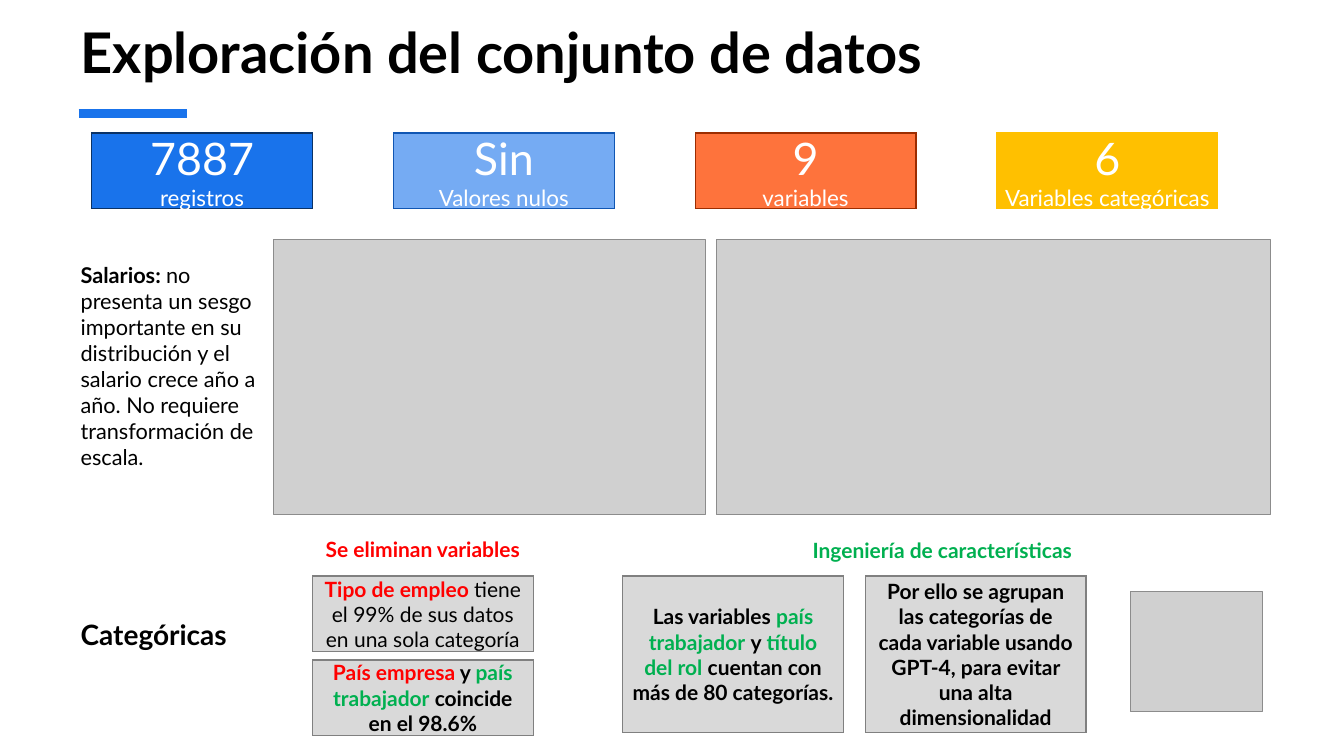
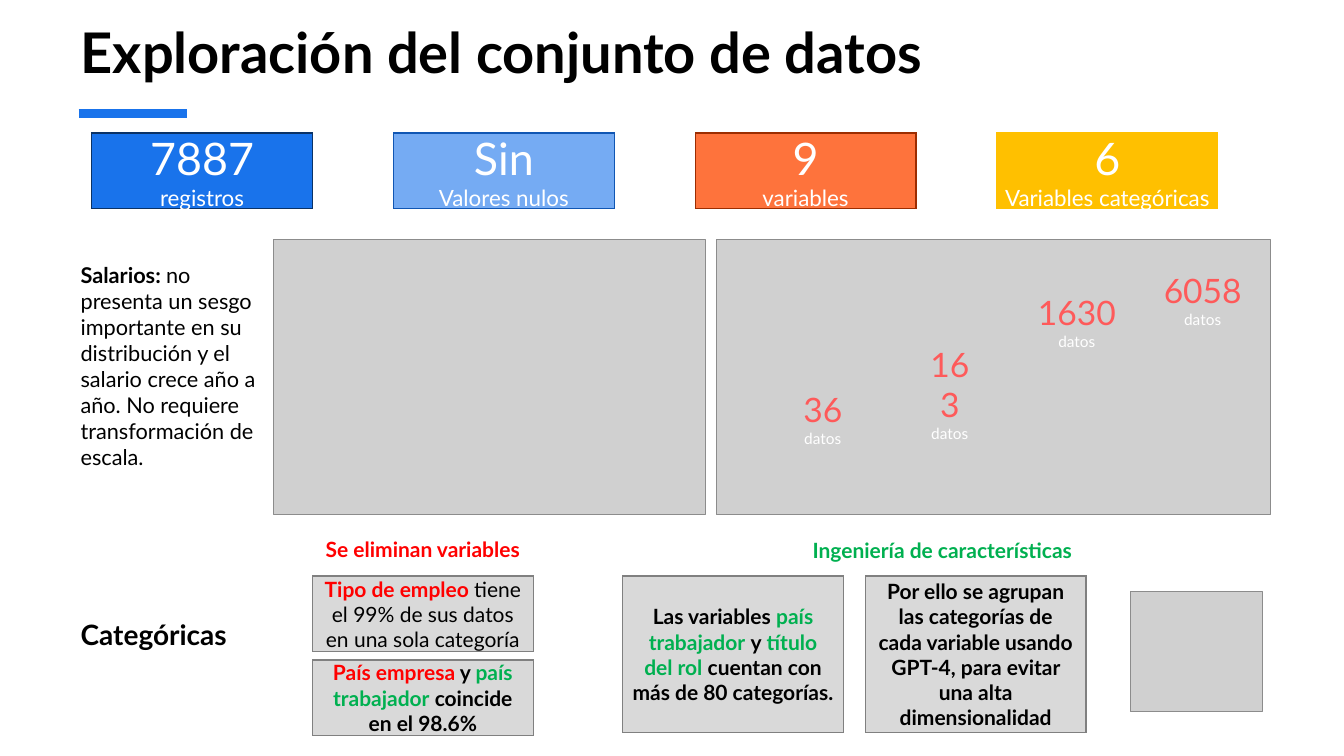
Before and after one commit to jhonp19958/bdb_technical_test, a slide deck: slide 3 of Prueba Técnica proceso de selección Banco de Bogotá.pptx. Drawn at 1344x756 pixels with LibreOffice and Linux fonts; fonts in the diff are those of the drawing; grey boxes stand for pictures. Boxes give left, top, right and bottom in pixels: in the first picture for what was removed or moved away, otherwise in the second. Text is boxed around its words. In the diff, an @@ line names an element or a change of style, - is before the commit and + after.

```diff
--- a/Prueba Técnica proceso de selección Banco de Bogotá.pptx
+++ b/Prueba Técnica proceso de selección Banco de Bogotá.pptx
@@ text added at <box>1164,279,1242,325</box>, 11 pt, text #FFFFFF @@
+6058 datos
@@ text added at <box>1038,301,1116,347</box>, 11 pt, text #FFFFFF @@
+1630 datos
@@ text added at <box>803,398,842,444</box>, 11 pt, text #FFFFFF @@
+36 datos
@@ text added at <box>931,429,968,439</box>, 11 pt, text #FFFFFF @@
+163 datos
```
Also in this commit, not shown: 1 other slide changed, 2 slides added, 2 slides removed, 9 other files.
